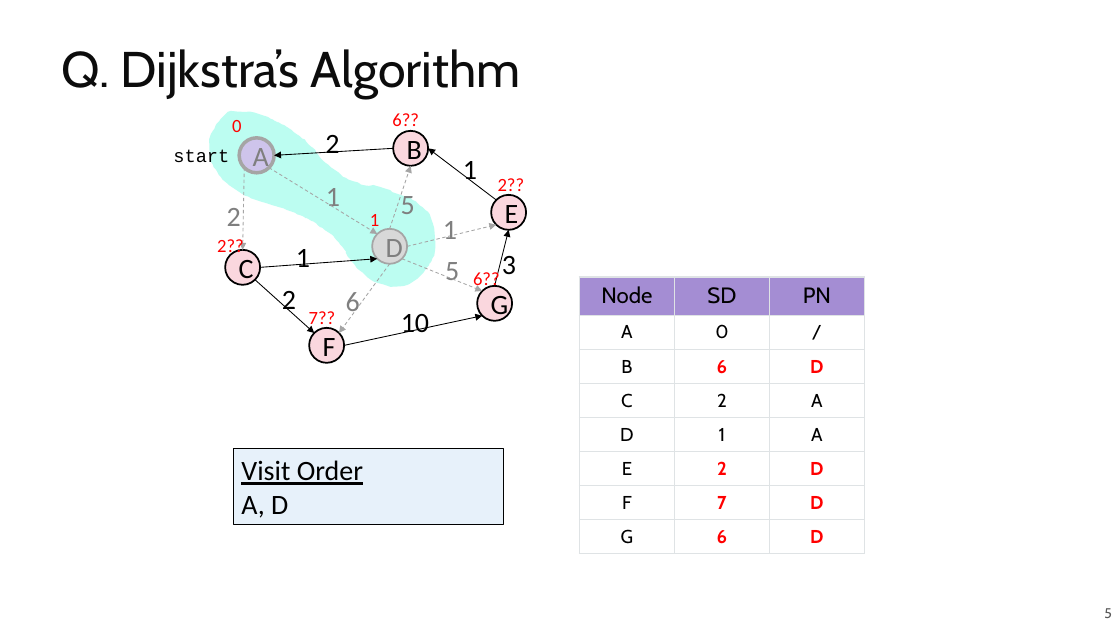
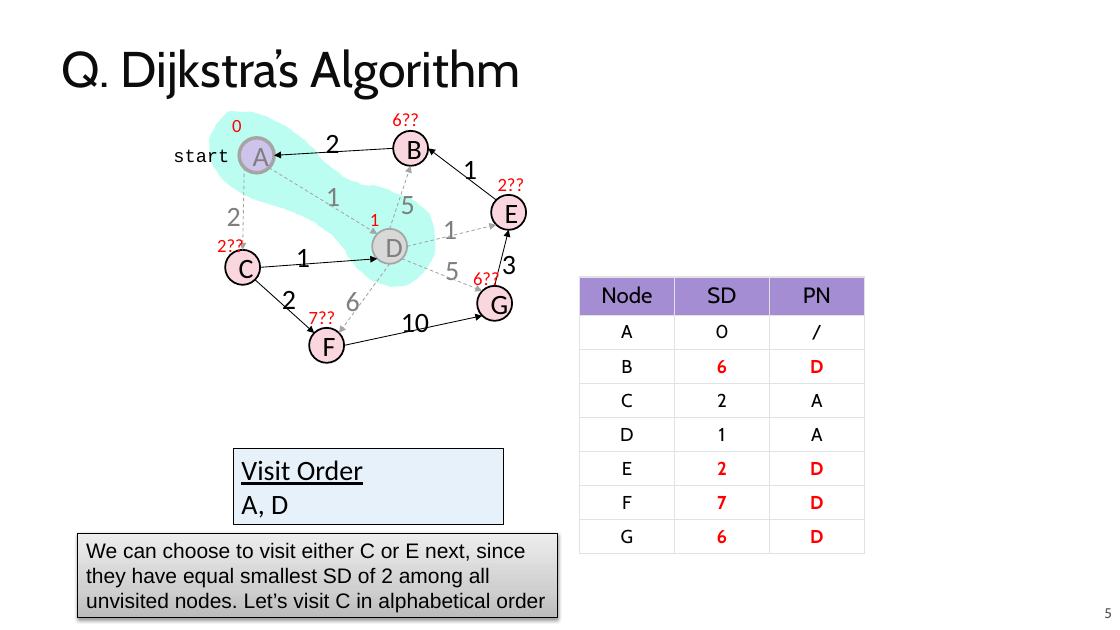
Before and after one commit to guhofstra/CSC111Fa25, a slide deck: slide 5 of PPTs/Lecture 13-shortest paths Exercises ANS.pptx. Drawn at 1120x630 pixels with LibreOffice and Linux fonts; fonts in the diff are those of the drawing. Boxes give left, top, right and bottom in pixels: in the first picture for what was removed or moved away, otherwise in the second. Text is boxed around its words. In the diff, an @@ line names an element or a change of style, - is before the commit and + after.

```diff
--- a/PPTs/Lecture 13-shortest paths Exercises ANS.pptx
+++ b/PPTs/Lecture 13-shortest paths Exercises ANS.pptx
@@ rectangle added at (x1=78, y1=534, x2=558, y2=618), fill gradient #BDBDBD to #D1D1D1 to #EEEEEE, outline #000000 0.75 pt, 18 pt, text #000000 @@
+We can choose to visit either C or E next, since they have equal smallest SD of 2 among all unvisited nodes. Let’s visit C in alphabetical order
```
Also in this commit, not shown: 11 other files.
